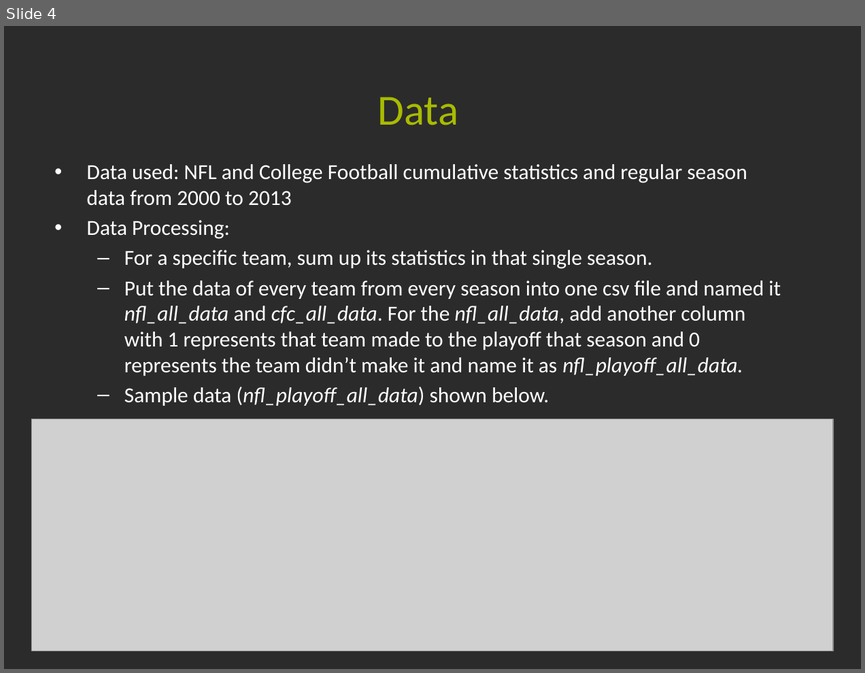
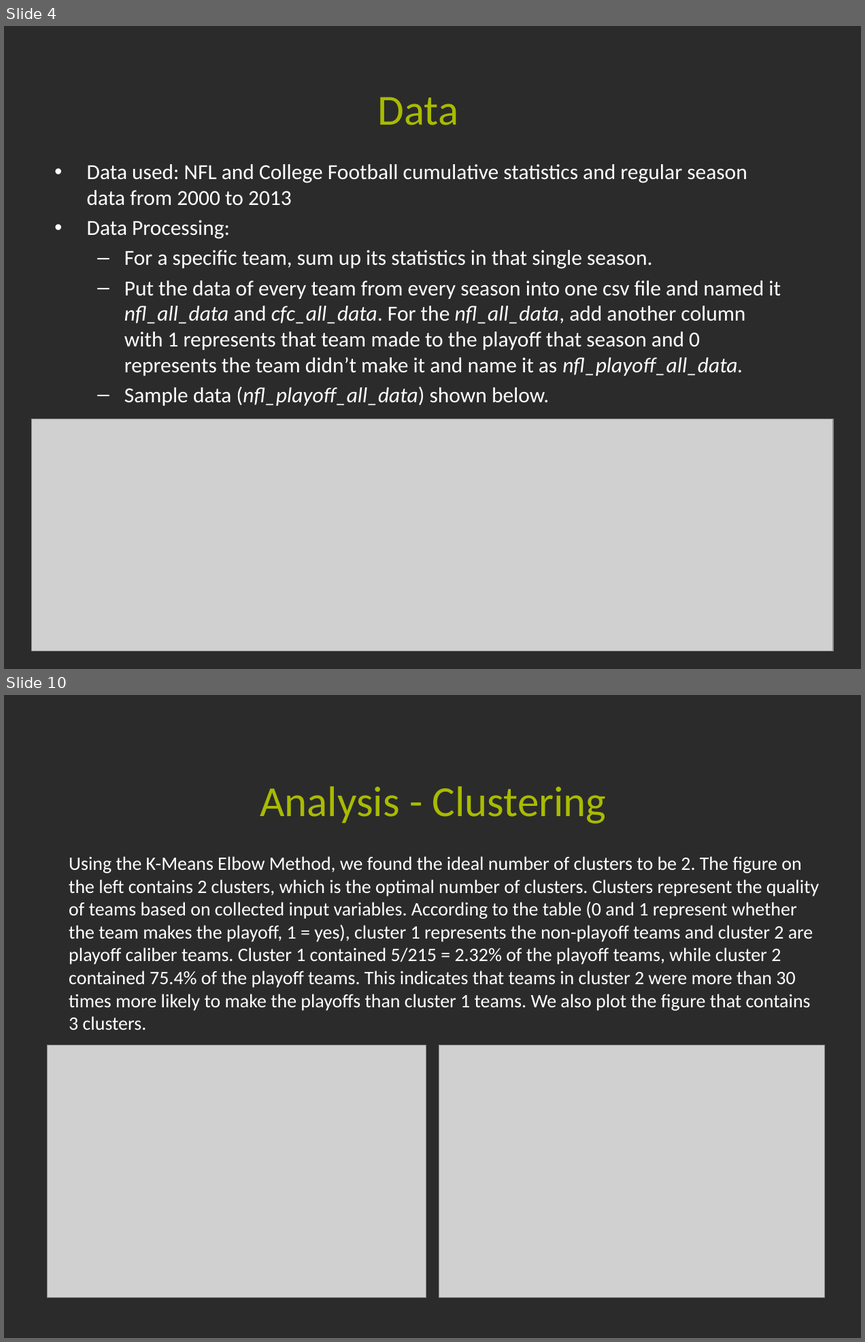
Before and after one commit to Carolina-Data-Challenge/Smells-Like-Team-Spirit, a slide deck: Results/Result Presentation.pptx. Shown one above the other, each under a label of ours: slide 4 before the commit, slides 4 and 10 after it; the slides between them are not shown. The pictures are 865x673 and 865x1342 pixels, drawn with LibreOffice and Linux fonts; fonts in the diff are those of the drawing; grey boxes stand for pictures; background and template pictures are left out; a plain dark background stands for a picture behind light text. Boxes give left, top, right and bottom in pixels: in the first picture for what was removed or moved away, otherwise in the second. Text is boxed around its words. In the diff, an @@ line names an element or a change of style, - is before the commit and + after.

```diff
--- a/Results/Result Presentation.pptx
+++ b/Results/Result Presentation.pptx
@@ slide 10 added at box(4, 695, 861, 1338), background picture (left out) @@
@@ title added at box(260, 786, 606, 824), 36 pt, text #A9BB01 @@
+Analysis - Clustering
@@ text added at box(69, 856, 819, 1030), 16 pt, text #FFFFFF @@
+Using the K-Means Elbow Method, we found the ideal number of clusters to be 2. The figure on the left contains 2 clusters, which is the optimal number of clusters. Clusters represent the quality of teams based on collected input variables. According to the table (0 and 1 represent whether the team makes the playoff, 1 = yes), cluster 1 represents the non-playoff teams and cluster 2 are playoff caliber teams. Cluster 1 contained 5/215 = 2.32% of the playoff teams, while cluster 2 contained 75.4% of the playoff teams. This indicates that teams in cluster 2 were more than 30 times more likely to make the playoffs than cluster 1 teams. We also plot the figure that contains 3 clusters.
@@ picture added at box(47, 1045, 426, 1297) @@
@@ picture added at box(439, 1045, 825, 1297) @@
```
Also in this commit, not shown: 3 slides changed, 4 other slides added, 3 slides removed, 1 other file.
